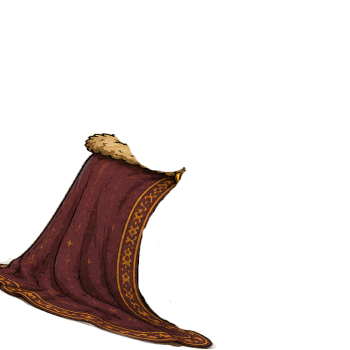
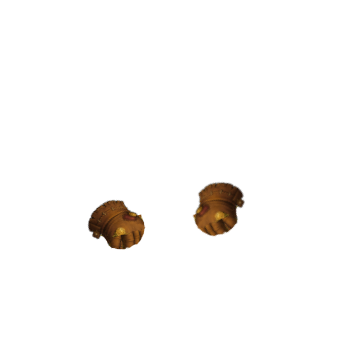
The second 350 × 350 image is a revision of the first. Changes to its layers:
hid "1_cape-cote" over [0, 133, 217, 350]
added group "gant" with 2 layers above "sandale" over [87, 181, 245, 250]
added layer "gant gauche" in group "gant" over [87, 199, 146, 250]
added layer "gant droit" in group "gant" over [192, 181, 245, 237]
